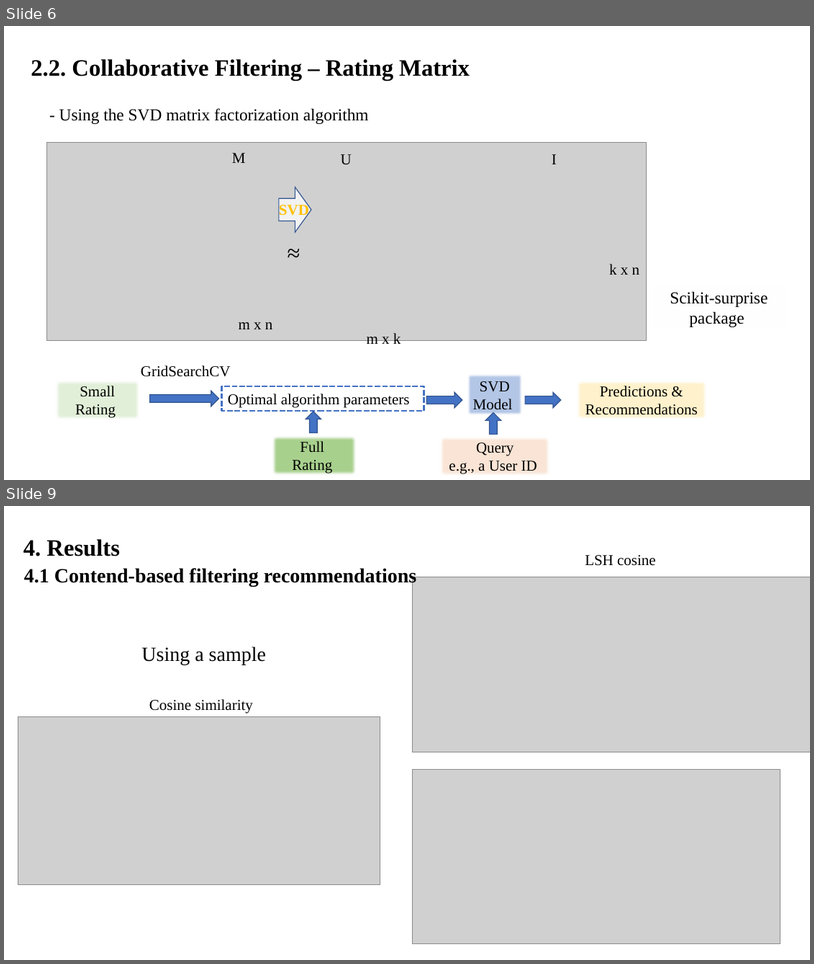
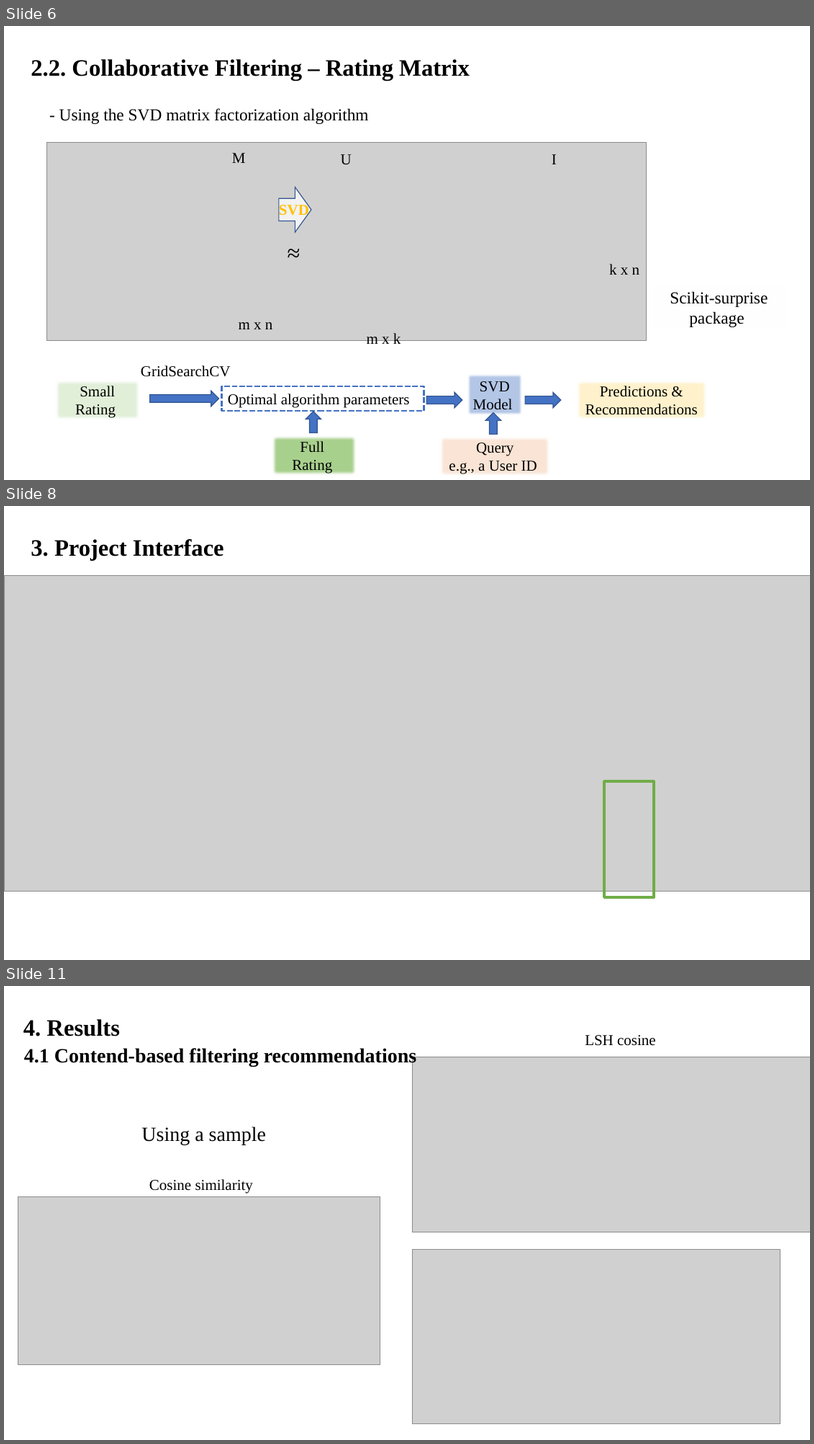
Before and after one commit to duyendoan/BigDataAlgGroup4, a slide deck: files/term project.pptx. Shown one above the other, each under a label of ours: slides 6 and 9 before the commit, slides 6, 8 and 11 after it; the slides between them are not shown. The pictures are 814x964 and 814x1444 pixels, drawn with LibreOffice and Linux fonts; fonts in the diff are those of the drawing; grey boxes stand for pictures. Boxes give left, top, right and bottom in pixels: in the first picture for what was removed or moved away, otherwise in the second. Text is boxed around its words. In the diff, an @@ line names an element or a change of style, - is before the commit and + after.

Commit message:
Added cloud flow and project interfaces (VM)

```diff
--- a/files/term project.pptx
+++ b/files/term project.pptx
@@ slide 8 added at (x1=4, y1=506, x2=810, y2=960), background #FFFFFF @@
@@ text added at (x1=31, y1=539, x2=224, y2=560), 28 pt, text #000000, bold @@
+3. Project Interface
@@ picture added at (x1=4, y1=575, x2=810, y2=890) @@
@@ rectangle added at (x1=604, y1=781, x2=654, y2=898), outline #70AD47 3 pt @@
@@ what was slide 9 is now slide 11 @@
```
Also in this commit, not shown: 3 slides changed, 1 other slide added.
